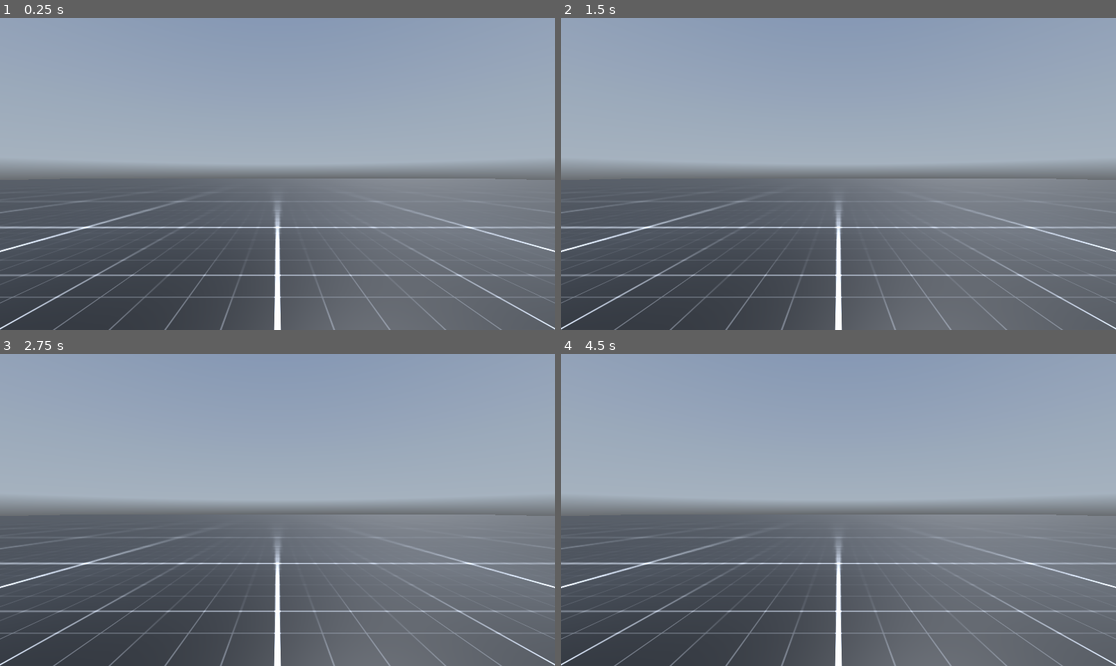
Above: before the commit, frames 1-4 (two rows, left to right).
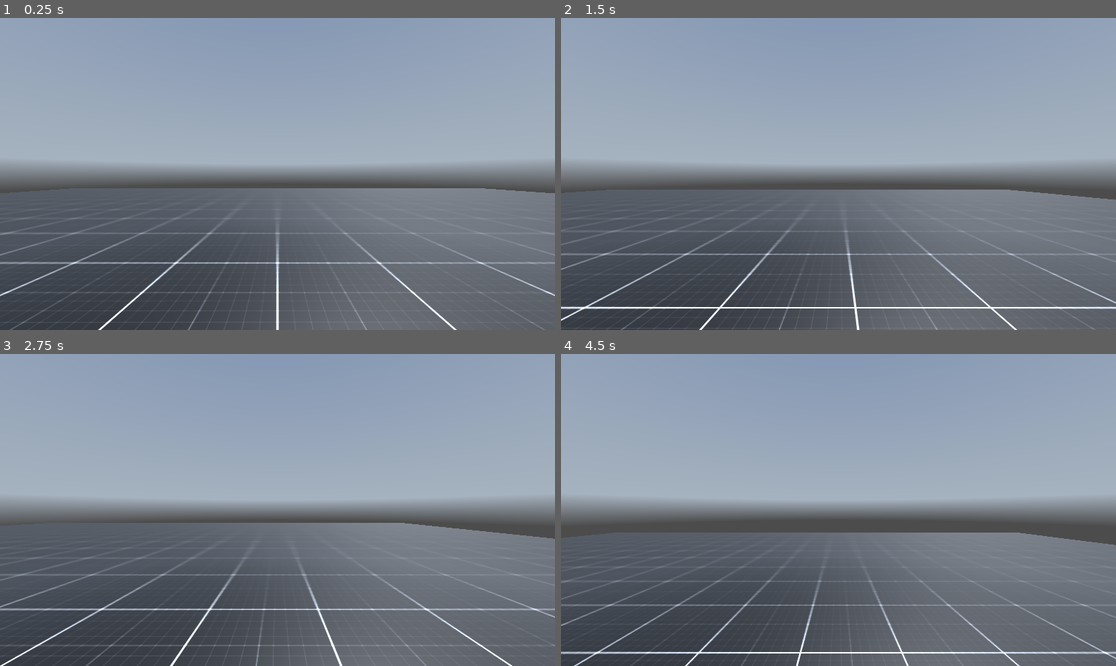
Above: after the commit, the same moments.

Repository: tobyaholt/TobysFirstPlatformer
Game: Godot game, scene res://scenes/scene_1.tscn
Same seed, same stepped clock (60 frames per second), same inputs: the game is played once before the commit and once after it. A sky picture missing from this copy of the repository is replaced by a grey-blue gradient.
Inputs:
- Up to frame 1 (0.25 s): no input
- Up to frame 2 (1.5 s): tap Enter at 0.5 s; hold D (right, bound only after the commit) 0.53-1.28 s; tap Space (jump, bound only after the commit) at 0.6, 0.77, 1.07, 1.35 s; hold S (backward, bound only after the commit) from 1.28 s (still down)
- Up to frame 3 (2.75 s): tap Space (jump, bound only after the commit) at 1.52, 1.82, 2.1 s; release S (backward, bound only after the commit) at 2.03 s; hold D (right, bound only after the commit) from 2.03 s (still down)
- Up to frame 4 (4.5 s): release D (right, bound only after the commit) at 2.78 s; hold W (forward, bound only after the commit) 2.78-3.53 s; tap Space (jump, bound only after the commit) at 2.85, 3.02, 3.32, 3.6, 3.77, 4.07, 4.35 s; hold A (left, bound only after the commit) from 3.53 s (still down)

The runs differ from the first frame. In frame 1, 6.9% of the frame differs, in the area x 0-100%, y 51-100%; in frame 2, 7.8%; in frame 3, 7.3%; in frame 4, 9.8%.

Commit message:
added player scene and basic movement controls :)

Diff:
--- a/project.godot
+++ b/project.godot
@@ -18,3 +18,36 @@
 [dotnet]
 
 project/assembly_name="Tobys First Platformer"
+
+[input]
+
+jump={
+"deadzone": 0.5,
+"events": [Object(InputEventKey,"resource_local_to_scene":false,"resource_name":"","device":-1,"window_id":0,"alt_pressed":false,"shift_pressed":false,"ctrl_pressed":false,"meta_pressed":false,"pressed":false,"keycode":0,"physical_keycode":32,"key_label":0,"unicode":32,"echo":false,"script":null)
+]
+}
+forward={
+"deadzone": 0.5,
+"events": [Object(InputEventKey,"resource_local_to_scene":false,"resource_name":"","device":-1,"window_id":0,"alt_pressed":false,"shift_pressed":false,"ctrl_pressed":false,"meta_pressed":false,"pressed":false,"keycode":0,"physical_keycode":87,"key_label":0,"unicode":119,"echo":false,"script":null)
+]
+}
+backward={
+"deadzone": 0.5,
+"events": [Object(InputEventKey,"resource_local_to_scene":false,"resource_name":"","device":-1,"window_id":0,"alt_pressed":false,"shift_pressed":false,"ctrl_pressed":false,"meta_pressed":false,"pressed":false,"keycode":0,"physical_keycode":83,"key_label":0,"unicode":115,"echo":false,"script":null)
+]
+}
+left={
+"deadzone": 0.5,
+"events": [Object(InputEventKey,"resource_local_to_scene":false,"resource_name":"","device":-1,"window_id":0,"alt_pressed":false,"shift_pressed":false,"ctrl_pressed":false,"meta_pressed":false,"pressed":false,"keycode":0,"physical_keycode":65,"key_label":0,"unicode":97,"echo":false,"script":null)
+]
+}
+right={
+"deadzone": 0.5,
+"events": [Object(InputEventKey,"resource_local_to_scene":false,"resource_name":"","device":-1,"window_id":0,"alt_pressed":false,"shift_pressed":false,"ctrl_pressed":false,"meta_pressed":false,"pressed":false,"keycode":0,"physical_keycode":68,"key_label":0,"unicode":100,"echo":false,"script":null)
+]
+}
+exit={
+"deadzone": 0.5,
+"events": [Object(InputEventKey,"resource_local_to_scene":false,"resource_name":"","device":-1,"window_id":0,"alt_pressed":false,"shift_pressed":false,"ctrl_pressed":false,"meta_pressed":false,"pressed":false,"keycode":0,"physical_keycode":4194305,"key_label":0,"unicode":0,"echo":false,"script":null)
+]
+}
--- /dev/null
+++ b/scenes/player.tscn
@@ -0,0 +1,23 @@
+[gd_scene load_steps=5 format=3 uid="uid://byqbn3pbjcqg7"]
+
+[ext_resource type="Material" uid="uid://b4gwd5h7ixvct" path="res://materials/player.tres" id="1_4nj1b"]
+[ext_resource type="Script" path="res://scripts/player_controller.gd" id="1_o847s"]
+
+[sub_resource type="CapsuleShape3D" id="CapsuleShape3D_vkogh"]
+
+[sub_resource type="CapsuleMesh" id="CapsuleMesh_jv37j"]
+material = ExtResource("1_4nj1b")
+
+[node name="CharacterBody3D" type="CharacterBody3D"]
+script = ExtResource("1_o847s")
+
+[node name="CollisionShape3D" type="CollisionShape3D" parent="."]
+shape = SubResource("CapsuleShape3D_vkogh")
+
+[node name="MeshInstance3D" type="MeshInstance3D" parent="CollisionShape3D"]
+mesh = SubResource("CapsuleMesh_jv37j")
+
+[node name="CameraController" type="Node3D" parent="."]
+
+[node name="Camera3D" type="Camera3D" parent="CameraController"]
+transform = Transform3D(1, 0, 0, 0, 1, 0, 0, 0, 1, 0, 0.75, 0)
--- a/scenes/scene_1.tscn
+++ b/scenes/scene_1.tscn
@@ -1,7 +1,8 @@
-[gd_scene load_steps=5 format=3 uid="uid://coxm7uj35n3ar"]
+[gd_scene load_steps=6 format=3 uid="uid://coxm7uj35n3ar"]
 
 [ext_resource type="Environment" uid="uid://dsay4gdr8k6ur" path="res://environment/WE_test.tres" id="1_fh65g"]
 [ext_resource type="Material" uid="uid://cgpmj6nvbqiwm" path="res://materials/grid.tres" id="2_ltutq"]
+[ext_resource type="PackedScene" uid="uid://byqbn3pbjcqg7" path="res://scenes/player.tscn" id="3_f0icp"]
 
 [sub_resource type="BoxMesh" id="BoxMesh_mh1uq"]
 material = ExtResource("2_ltutq")
@@ -27,5 +28,5 @@
 [node name="CollisionShape3D" type="CollisionShape3D" parent="Floor/StaticBody3D"]
 shape = SubResource("BoxShape3D_hosym")
 
-[node name="Camera3D" type="Camera3D" parent="."]
-transform = Transform3D(1, 0, 0, 0, 1, 0, 0, 0, 1, 0, 0.807639, 2.11926)
+[node name="CharacterBody3D" parent="." instance=ExtResource("3_f0icp")]
+transform = Transform3D(1, 0, 0, 0, 1, 0, 0, 0, 1, 0, 1, 0)
--- /dev/null
+++ b/scripts/player_controller.gd
@@ -0,0 +1,34 @@
+extends CharacterBody3D
+
+
+const SPEED = 5.0
+const JUMP_VELOCITY = 4.5
+
+# Get the gravity from the project settings to be synced with RigidBody nodes.
+var gravity = ProjectSettings.get_setting("physics/3d/default_gravity")
+
+func _input(event):
+	if Input.is_action_pressed("exit"):
+		get_tree().quit()
+
+func _physics_process(delta):
+	# Add the gravity.
+	if not is_on_floor():
+		velocity.y -= gravity * delta
+
+	# Handle jump.
+	if Input.is_action_just_pressed("jump") and is_on_floor():
+		velocity.y = JUMP_VELOCITY
+
+	# Get the input direction and handle the movement/deceleration.
+	# As good practice, you should replace UI actions with custom gameplay actions.
+	var input_dir = Input.get_vector("left", "right", "forward", "backward")
+	var direction = (transform.basis * Vector3(input_dir.x, 0, input_dir.y)).normalized()
+	if direction:
+		velocity.x = direction.x * SPEED
+		velocity.z = direction.z * SPEED
+	else:
+		velocity.x = move_toward(velocity.x, 0, SPEED)
+		velocity.z = move_toward(velocity.z, 0, SPEED)
+
+	move_and_slide()
